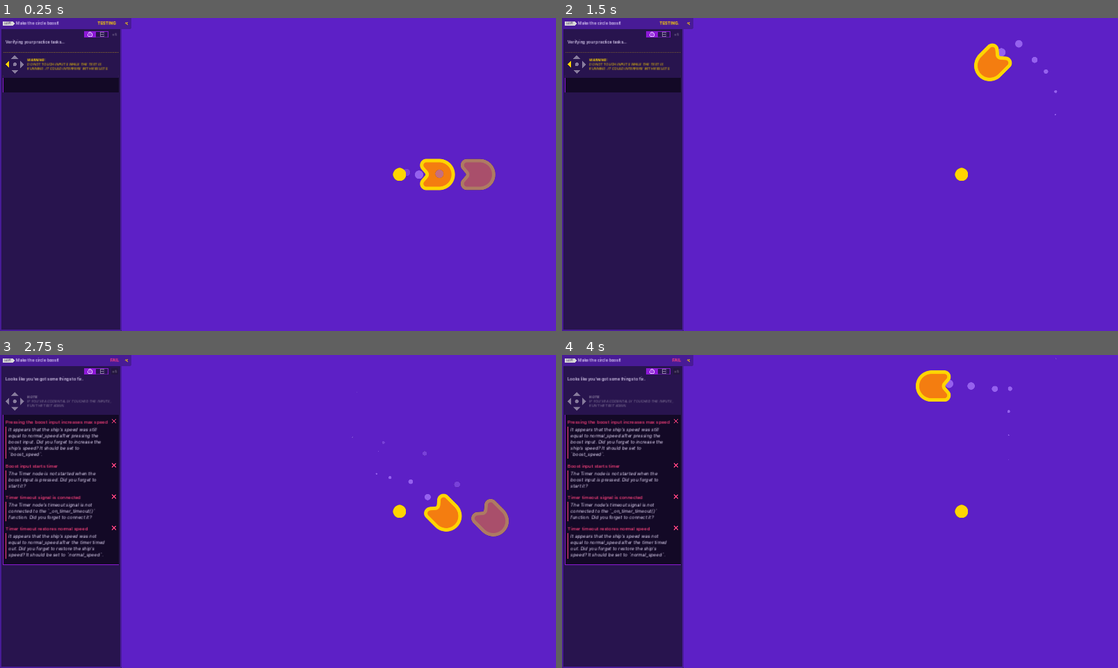
Above: before the commit, frames 1-4 (two rows, left to right).
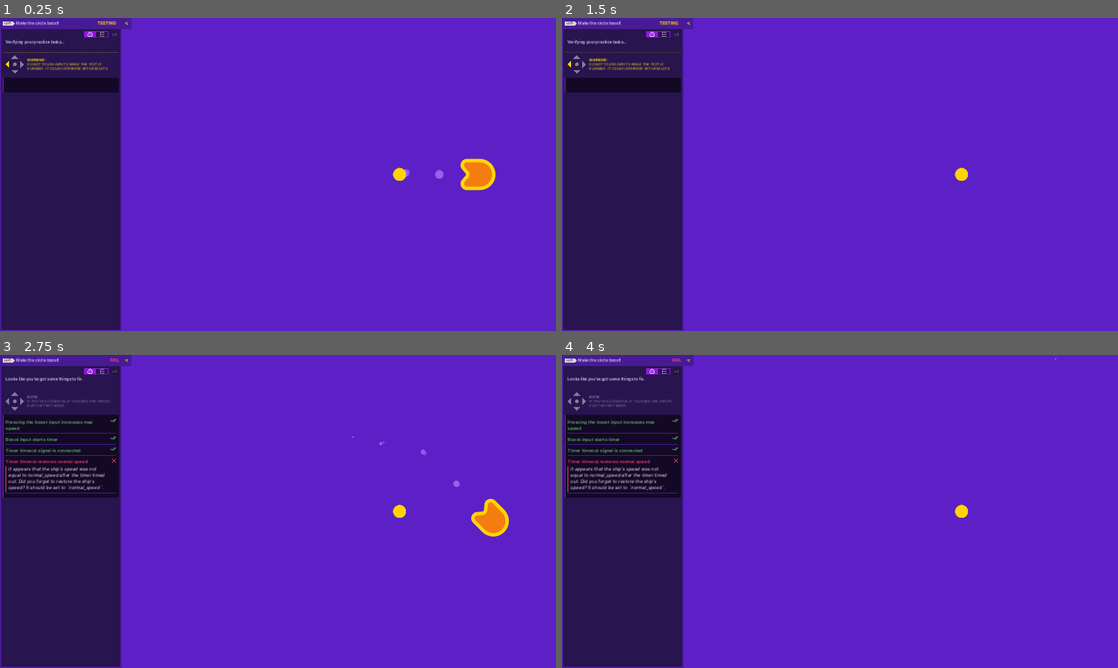
Above: after the commit, the same moments.

Repository: EricCa1/2d-GameDev-Course
Game: Godot game, scene res://practices/L4.P1.boosting_circle/boosting_circle.tscn
The game is run twice, just before and just after one commit, with the same random seed, the same clock (stepped at 60 frames per second) and the same inputs. The project has no main scene, so this scene is started directly.
Inputs:
- Up to frame 1 (0.25 s): no input
- Up to frame 2 (1.5 s): hold D (move_right) 0.53-1.28 s; tap Space (boost) at 0.6, 1.35 s; hold S (move_down) from 1.28 s (still down)
- Up to frame 3 (2.75 s): release S (move_down) at 2.03 s; hold D (move_right) from 2.03 s (still down); tap Space (boost) at 2.1 s
- Up to frame 4 (4 s): release D (move_right) at 2.78 s; hold W (move_up) 2.78-3.53 s; tap Space (boost) at 2.85, 3.6 s; hold A (move_left) from 3.53 s (still down)

The runs differ from the first frame. In frame 1, 1.1% of the frame differs, in the area x 72-90%, y 44-56%; in frame 2, 0.6%; in frame 3, 7.3%, in the area x 0-92%, y 20-68%; in frame 4, 6.8%.

Commit message:
L4 and P4 Completed

Diff:
--- a/04.to_space_and_beyond_workbook/practices/L4.P1.boosting_circle/boosting_circle.gd
+++ b/04.to_space_and_beyond_workbook/practices/L4.P1.boosting_circle/boosting_circle.gd
@@ -16,8 +16,8 @@
 		direction = direction.normalized()
 
 	if Input.is_action_just_pressed("boost"):
-		# Replace the pass keyword with the code to change the max_speed, get the timer node, and start it.
-		pass
+		max_speed = boost_speed
+		get_node("Timer").start()
 
 	velocity = direction * max_speed
 	position += velocity * delta
@@ -26,4 +26,4 @@
 
 
 func _on_timer_timeout() -> void:
-	pass
+	max_speed = normal_speed
--- a/04.to_space_and_beyond_workbook/practices/L4.P1.boosting_circle/boosting_circle.tscn
+++ b/04.to_space_and_beyond_workbook/practices/L4.P1.boosting_circle/boosting_circle.tscn
@@ -1,9 +1,9 @@
-[gd_scene load_steps=8 format=3]
+[gd_scene load_steps=8 format=3 uid="uid://clxpchbx6vr27"]
 
-[ext_resource type="Texture2D" path="res://assets/practice_assets/shape_ship.png" id="1_tl7du"]
+[ext_resource type="Texture2D" uid="uid://d1xp2mgpkkc42" path="res://assets/practice_assets/shape_ship.png" id="1_tl7du"]
 [ext_resource type="Script" path="res://practices/L4.P1.boosting_circle/boosting_circle.gd" id="2_6jfxp"]
-[ext_resource type="Texture2D" path="res://assets/practice_assets/ellipse_white.png" id="3_foaxg"]
-[ext_resource type="Texture2D" path="res://assets/practice_assets/ellipse_yellow.png" id="4_hp16k"]
+[ext_resource type="Texture2D" uid="uid://bkueifls7csiy" path="res://assets/practice_assets/ellipse_white.png" id="3_foaxg"]
+[ext_resource type="Texture2D" uid="uid://ci5b253al1tus" path="res://assets/practice_assets/ellipse_yellow.png" id="4_hp16k"]
 
 [sub_resource type="Curve" id="Curve_w5itb"]
 _data = [Vector2(0, 0.663194), 0.0, 0.0, 0, 0, Vector2(1, 0), -0.0319997, 0.0, 0, 0]
@@ -47,3 +47,7 @@
 grow_horizontal = 2
 grow_vertical = 2
 color = Color(0.364706, 0.12549, 0.776471, 1)
+
+[node name="Timer" type="Timer" parent="."]
+
+[connection signal="timeout" from="Timer" to="." method="_on_timer_timeout"]
